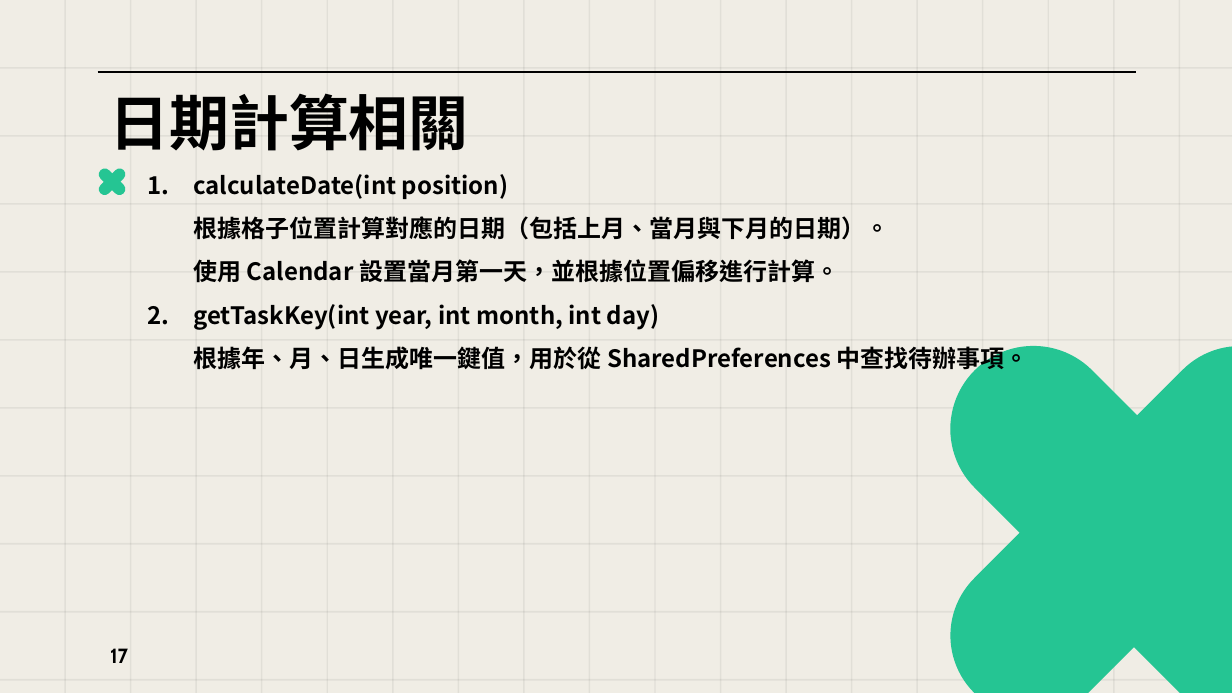
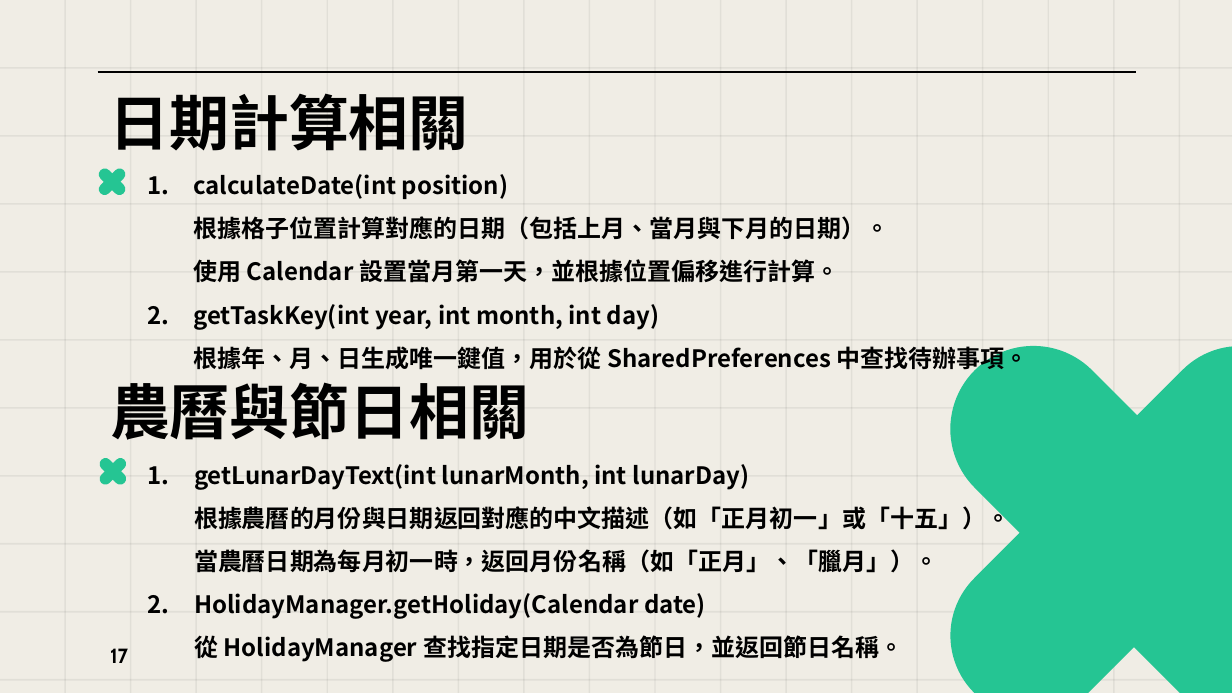
Before and after one commit to bhrtgbrt/Finalproject, a slide deck: slide 17 of 第七組_期末專題報告_日曆.pptx. Drawn at 1232x693 pixels with LibreOffice and Linux fonts; fonts in the diff are those of the drawing. Boxes give left, top, right and bottom in pixels: in the first picture for what was removed or moved away, otherwise in the second. Text is boxed around its words. In the diff, an @@ line names an element or a change of style, - is before the commit and + after.

```diff
--- a/第七組_期末專題報告_日曆.pptx
+++ b/第七組_期末專題報告_日曆.pptx
@@ text added at (110, 382, 529, 440), 35 pt, text #000000, bold @@
+農曆與節日相關
@@ rounded rectangle added at (97, 456, 128, 487), fill #25C593 @@
@@ rounded rectangle added at (97, 456, 129, 488), fill #25C593 @@
@@ text added at (194, 464, 1011, 662), 14 pt, text #000000, bold @@
+1. getLunarDayText(int lunarMonth, int lunarDay)
+   根據農曆的月份與日期返回對應的中文描述（如「正月初一」或「十五」）。
+   當農曆日期為每月初一時，返回月份名稱（如「正月」、「臘月」）。
+2. HolidayManager.getHoliday(Calendar date)
+   從 HolidayManager 查找指定日期是否為節日，並返回節日名稱。
```
Also in this commit, not shown: 13 other slides changed, 3 slides added, 7 slides removed, 44 other files.
